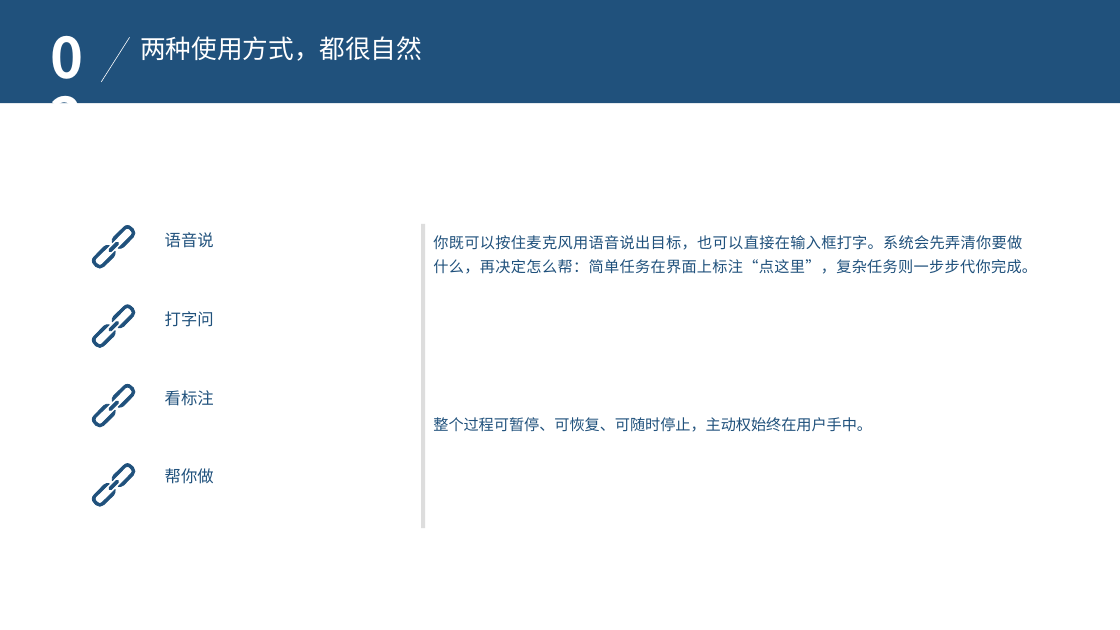
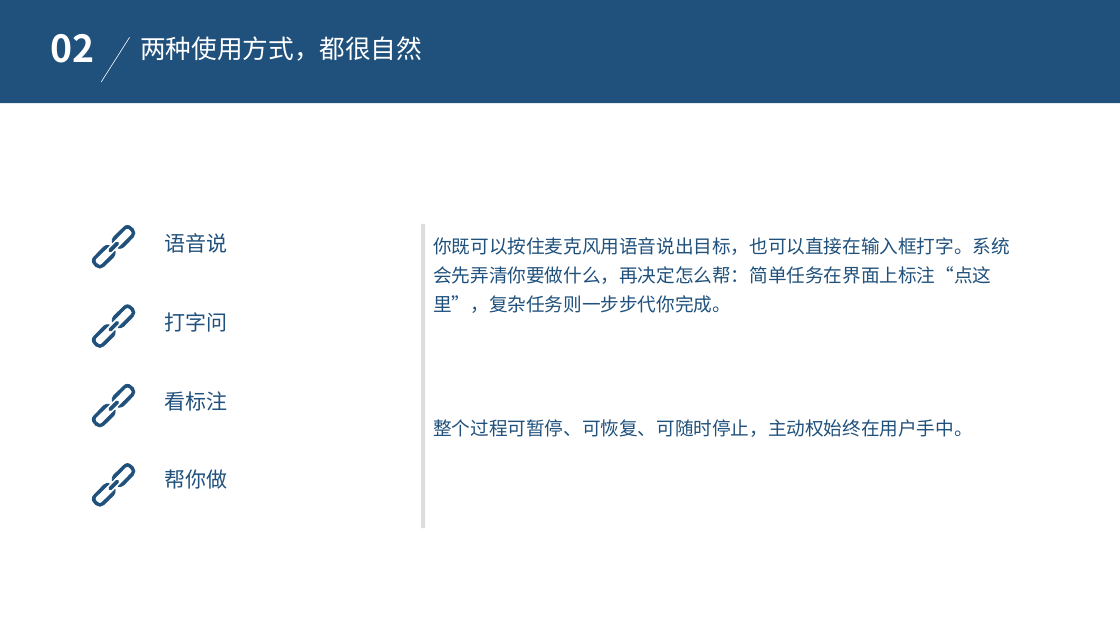
Before and after one commit to eicon-xyz/Fuzzy-Visual-Assisted-Question-Answering-System, a slide deck: slide 9 of 项目文档/答辩PPT/HAJIMI-答辩PPT-模板版.pptx. Drawn at 1120x630 pixels with LibreOffice and Linux fonts; fonts in the diff are those of the drawing; background and template pictures are left out. Boxes give left, top, right and bottom in pixels: in the first picture for what was removed or moved away, otherwise in the second. Text is boxed around its words. In the diff, an @@ line names an element or a change of style, - is before the commit and + after.

```diff
--- a/项目文档/答辩PPT/HAJIMI-答辩PPT-模板版.pptx
+++ b/项目文档/答辩PPT/HAJIMI-答辩PPT-模板版.pptx
@@ text "02" at (51, 34, 95, 63): size 48 to 32 pt; alignment justified to left @@
@@ text "你既可以按住麦克风用语音说出目标，也可以直接在输入框打字。系统会先弄清你要做什么，再决定怎么帮：简单任务在界面上标注“点 ..." at (433, 237, 1010, 313): size 13 to 16 pt; alignment justified to left @@
@@ text "整个过程可暂停、可恢复、可随时停止，主动权始终在用户手中。" at (433, 419, 972, 437): size 13 to 16 pt; alignment justified to left @@
@@ size 14 to 18 pt in 4 elements at (165, 233, 228, 253), (165, 312, 228, 332), (165, 391, 228, 411), (165, 469, 228, 489) @@
```
Also in this commit, not shown: 15 other slides changed, 8 other files.
